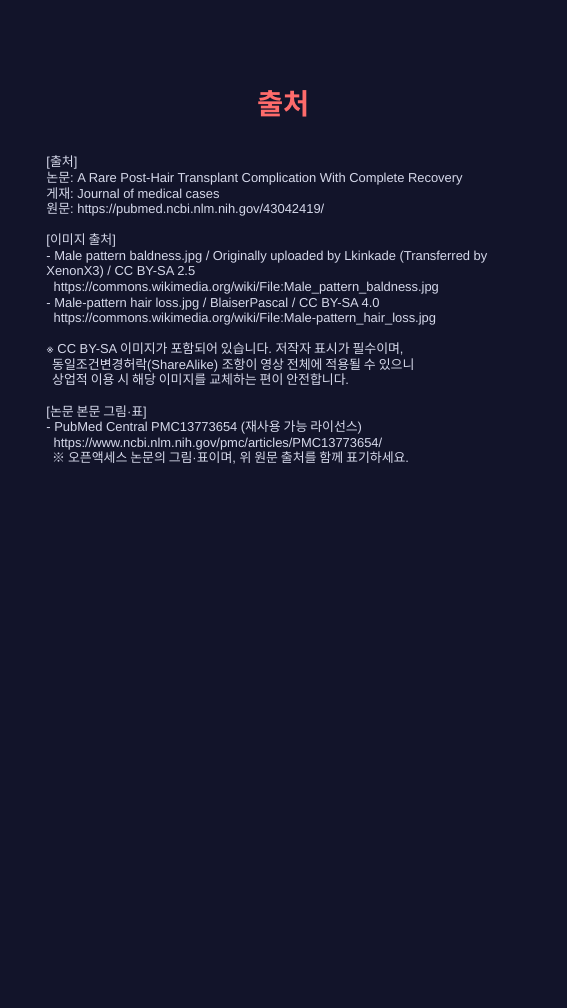
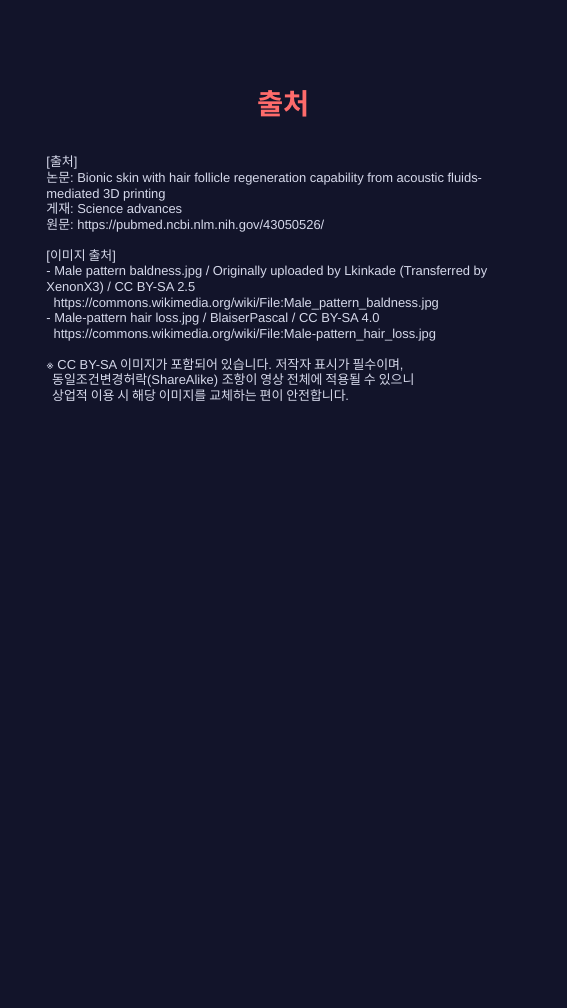
Before and after one commit to hyokang2010-BJ-ANTH/product-builder-test, a slide deck: slide 9 of pwa/data/latest/slides.pptx. Drawn at 567x1008 pixels with LibreOffice and Linux fonts; fonts in the diff are those of the drawing. Boxes give left, top, right and bottom in pixels: in the first picture for what was removed or moved away, otherwise in the second. Text is boxed around its words. In the diff, an @@ line names an element or a change of style, - is before the commit and + after.

```diff
--- a/pwa/data/latest/slides.pptx
+++ b/pwa/data/latest/slides.pptx
@@ text at bbox=[46, 156, 488, 401]: text changed @@
-[출처]
-논문: A Rare Post-Hair Transplant Complication With Complete Recovery
-게재: Journal of medical cases
-원문: https://pubmed.ncbi.nlm.nih.gov/43042419/
-[이미지 출처]
-- Male pattern baldness.jpg / Originally uploaded by Lkinkade (Transferred by XenonX3) / CC BY-SA 2.5
-https://commons.wikimedia.org/wiki/File:Male_pattern_baldness.jpg
-- Male-pattern hair loss.jpg / BlaiserPascal / CC BY-SA 4.0
-https://commons.wikimedia.org/wiki/File:Male-pattern_hair_loss.jpg
-※ CC BY-SA 이미지가 포함되어 있습니다. 저작자 표시가 필수이며,
-동일조건변경허락(ShareAlike) 조항이 영상 전체에 적용될 수 있으니
-상업적 이용 시 해당 이미지를 교체하는 편이 안전합니다.
-[논문 본문 그림·표]
-- PubMed Central PMC13773654 (재사용 가능 라이선스)
-https://www.ncbi.nlm.nih.gov/pmc/articles/PMC13773654/
-※ 오픈액세스 논문의 그림·표이며, 위 원문 출처를 함께 표기하세요.
+[출처]
+논문: Bionic skin with hair follicle regeneration capability from acoustic fluids-mediated 3D printing
+게재: Science advances
+원문: https://pubmed.ncbi.nlm.nih.gov/43050526/
+[이미지 출처]
+- Male pattern baldness.jpg / Originally uploaded by Lkinkade (Transferred by XenonX3) / CC BY-SA 2.5
+https://commons.wikimedia.org/wiki/File:Male_pattern_baldness.jpg
+- Male-pattern hair loss.jpg / BlaiserPascal / CC BY-SA 4.0
+https://commons.wikimedia.org/wiki/File:Male-pattern_hair_loss.jpg
+※ CC BY-SA 이미지가 포함되어 있습니다. 저작자 표시가 필수이며,
+동일조건변경허락(ShareAlike) 조항이 영상 전체에 적용될 수 있으니
+상업적 이용 시 해당 이미지를 교체하는 편이 안전합니다.
```
Also in this commit, not shown: 1 other slide changed, 5 slides added, 5 slides removed, 26 other files.
